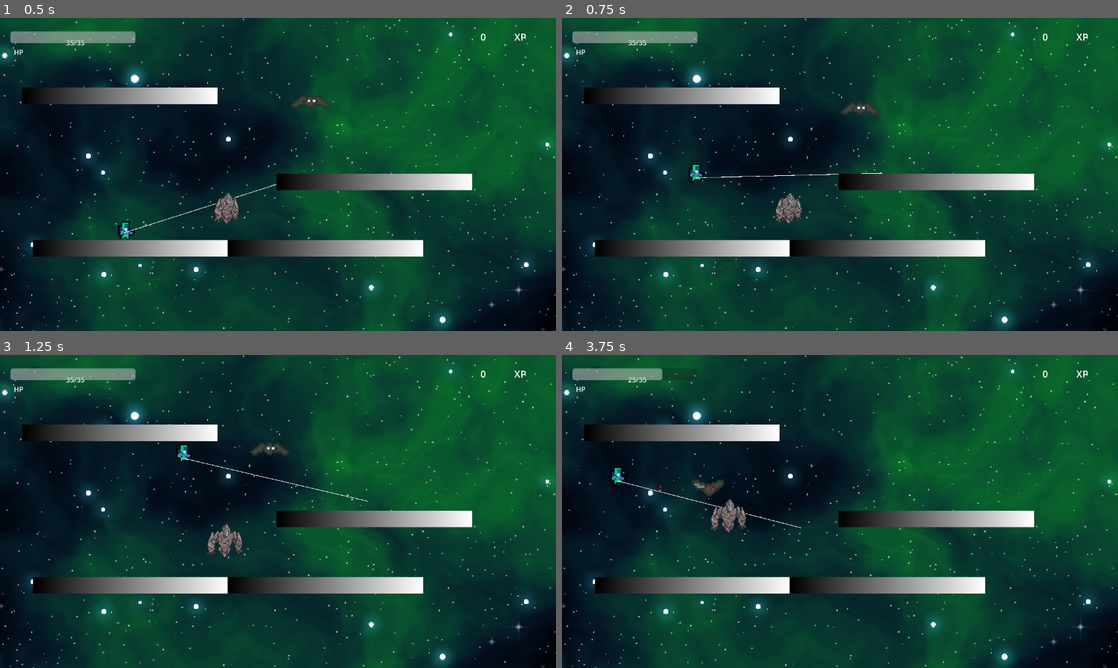
Above: before the commit, frames 1-4 (two rows, left to right).
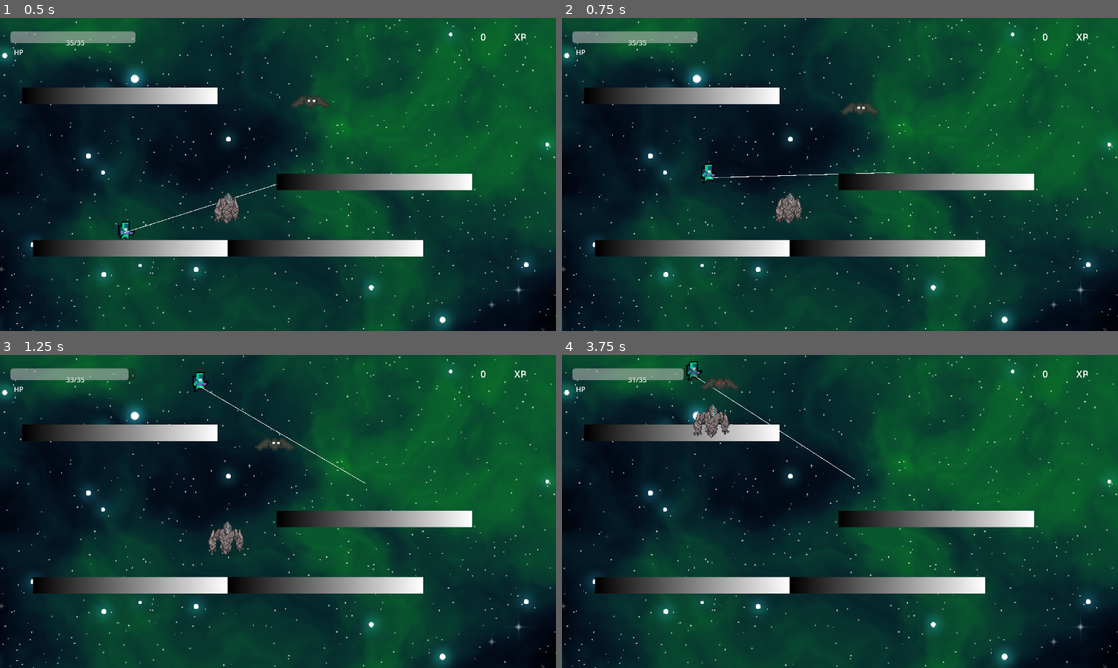
Above: after the commit, the same moments.

Repository: fer-hnndz/europa-game
Game: Godot game, scene res://scenes/TestScene.tscn
Two runs of this game, one before a commit and one after it. Both use one fixed random seed, a clock stepped at 60 frames per second and the inputs below. Sound files missing from this copy of the repository are replaced by a short silence.
Inputs (mouse positions are in pixels of both pictures, inside the frame that each line leads up to):
- Up to frame 1 (0.5 s): no input
- Up to frame 2 (0.75 s): tap Enter (ui_accept) at 0.5 s; move the mouse to (962, 158) at 0.52 s; hold Right (ui_right) from 0.53 s (still down); tap Shift (dash, bound only after the commit) at 0.6 s
- Up to frame 3 (1.25 s): keep holding Right (ui_right); tap Enter (ui_accept) at 0.77 s
- Up to frame 4 (3.75 s): move the mouse to (728, 527) at 1.27 s; click (728, 527) at 1.35 s; tap Enter (ui_accept) at 1.52, 3.02 s; tap Shift (dash, bound only after the commit) at 1.55, 2.1, 2.85 s; move the mouse to (895, 442) at 2.02 s; release Right (ui_right) at 2.03 s; hold Left (ui_left) 2.03-2.78 s; move the mouse to (812, 574) at 2.77 s; hold Right (ui_right) from 2.78 s (still down); move the mouse to (1006, 558) at 3.52 s; press the mouse at (1006, 558) at 3.53 s

Frame 1 is identical in both runs. In frame 2, 0.3% of the frame differs, in the area x 22-60%, y 26-53%; in frame 3, 1.0%; in frame 4, 1.7%, in the area x 8-53%, y 2-57%.

Commit message:
Se agrego dash

Diff:
--- a/project.godot
+++ b/project.godot
@@ -48,6 +48,16 @@
 "events": [Object(InputEventMouseButton,"resource_local_to_scene":false,"resource_name":"","device":-1,"window_id":0,"a …(253 unchanged characters)…
 ]
 }
+heavy_fire={
+"deadzone": 0.5,
+"events": [Object(InputEventMouseButton,"resource_local_to_scene":false,"resource_name":"","device":-1,"window_id":0,"alt_pressed":false,"shift_pressed":false,"ctrl_pressed":false,"meta_pressed":false,"button_mask":0,"position":Vector2(0, 0),"global_position":Vector2(0, 0),"factor":1.0,"button_index":2,"canceled":false,"pressed":false,"double_click":false,"script":null)
+]
+}
+dash={
+"deadzone": 0.5,
+"events": [Object(InputEventKey,"resource_local_to_scene":false,"resource_name":"","device":-1,"window_id":0,"alt_pressed":false,"shift_pressed":false,"ctrl_pressed":false,"meta_pressed":false,"pressed":false,"keycode":0,"physical_keycode":4194325,"key_label":0,"unicode":0,"echo":false,"script":null)
+]
+}
 
 [layer_names]
 
--- a/scipts/Player.gd
+++ b/scipts/Player.gd
@@ -1,7 +1,7 @@
 extends CharacterBody2D
 
 
-const SPEED = 15000
+var SPEED = 0
 const JUMP_VELOCITY = -650.0
 var has_double_jump = true
 var last_bullet = 0
@@ -15,6 +15,15 @@
 var last_colission
 var punished = false
 var isStunned = false
+var death_screen_visible = false
+const NORMAL_SPEED = 15000
+const DASH_SPEED = NORMAL_SPEED * 4
+
+var dash_cooldown = 5
+var dash_available = 0
+var dash_end = 0
+
+@onready var dash_timer = Timer.new()
 
 # La velocidad minima que tiene que tener para que el jugador sea penalizado
 var punish_bias = 200
@@ -28,6 +37,8 @@
 var stageControllerScript = preload("res://scipts/StageController.gd")
 
 func _ready():
+	dash_timer.one_shot = true
+
 	stageControllerScript.new()
 	$AnimatedSprite2D.animation = "spawn"
 	$AnimatedSprite2D.play()
@@ -44,10 +55,11 @@
 		print("Ya se puede mover")
 
 	# Si la animacion de muerte termino, mostrar pantalla de muerte
-	if ($AnimatedSprite2D.animation == "death" and $AnimatedSprite2D.frame ==  4):
+	if ($AnimatedSprite2D.animation == "death" and $AnimatedSprite2D.frame ==  4) and not death_screen_visible:
 		#get_parent().get_node("PlayerUI").queue_free()
 		var death_screen = load("res://scenes/menus/DeathScreen.tscn").instantiate()
 		get_parent().add_child(death_screen)
+		death_screen_visible = true
 
 	if (spawned == false):
 		return
@@ -111,6 +123,20 @@
 func process_movement(delta):
 	var destination = Vector2(0, 0)
 
+	var keepDashing = Time.get_unix_time_from_system() < dash_end
+	var canDash = Time.get_unix_time_from_system() >= dash_available
+
+	if Input.is_action_just_pressed("dash") and not keepDashing and canDash:
+		print("pressed dash")
+		dash_end = Time.get_unix_time_from_system() + 0.3
+		dash_available = Time.get_unix_time_from_system() + 5
+
+
+	print(keepDashing)
+	SPEED = DASH_SPEED if keepDashing else NORMAL_SPEED
+
+
+
 	# Add the gravity.
 	if not is_on_floor():
 		$AnimatedSprite2D.stop()
@@ -177,7 +203,6 @@
 
 	velocity.y = destination.y
 	velocity.x = lerp(velocity.x, destination.x, 0.1)
-
 	# Antes de mover, animar
 	process_anims(direction)
 
Binary file added: sprites/projectiles.png
Not shown, added: sprites/projectiles.png.import
